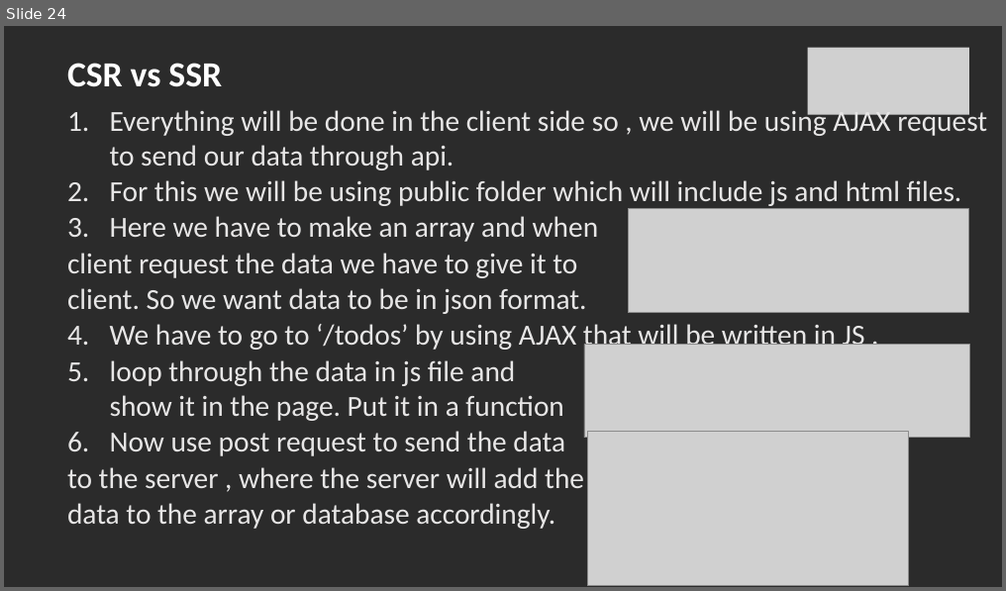
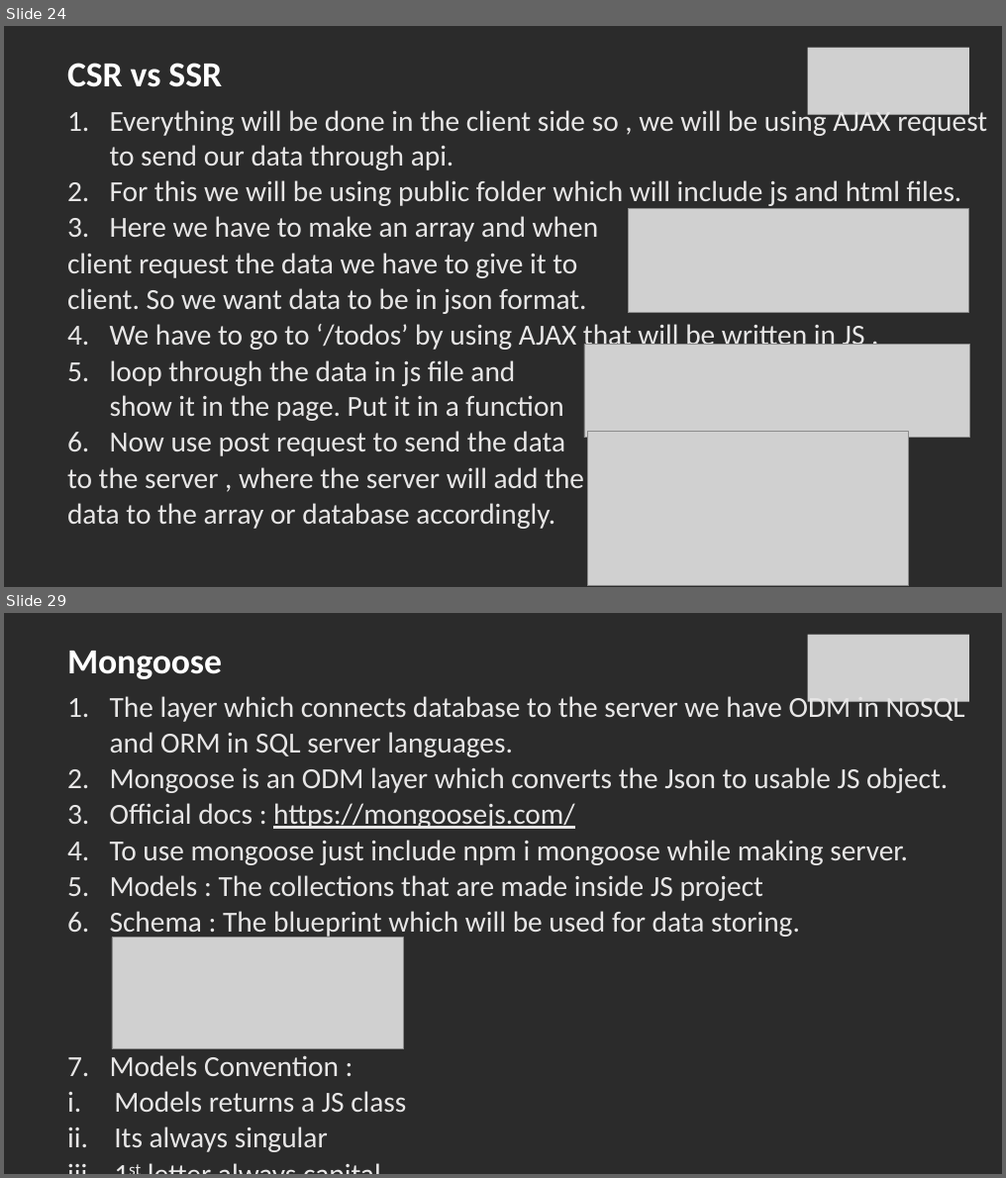
Before and after one commit to SachinBarpanda/glaBackend, a slide deck: NodeJS.pptx. Shown one above the other, each under a label of ours: slide 24 before the commit, slides 24 and 29 after it; the slides between them are not shown. The pictures are 1006x591 and 1006x1178 pixels, drawn with LibreOffice and Linux fonts; fonts in the diff are those of the drawing; grey boxes stand for pictures; background and template pictures are left out; a plain dark background stands for a picture behind light text. Boxes give left, top, right and bottom in pixels: in the first picture for what was removed or moved away, otherwise in the second. Text is boxed around its words. In the diff, an @@ line names an element or a change of style, - is before the commit and + after.

```diff
--- a/NodeJS.pptx
+++ b/NodeJS.pptx
@@ slide 29 added at [4,613,1002,1174], background picture (left out) @@
@@ picture added at [807,635,969,702] @@
@@ title added at [67,651,222,679], 34 pt, text #FFFFFF, bold @@
+Mongoose
@@ text added at [110,693,965,1153], 28 pt, text #E7E6E6 @@
+1. The layer which connects database to the server we have ODM in NoSQL and ORM in SQL server languages.
+2. Mongoose is an ODM layer which converts the Json to usable JS object.
+3. Official docs : https://mongoosejs.com/
+4. To use mongoose just include npm i mongoose while making server.
+5. Models : The collections that are made inside JS project
+6. Schema : The blueprint which will be used for data storing.
+7. Models Convention :
+viii. Models returns a JS class
+ix. Its always singular
+x. 1st letter always capital.
@@ picture added at [112,937,403,1050] @@
```
Also in this commit, not shown: 5 other slides added, 24 other files.
